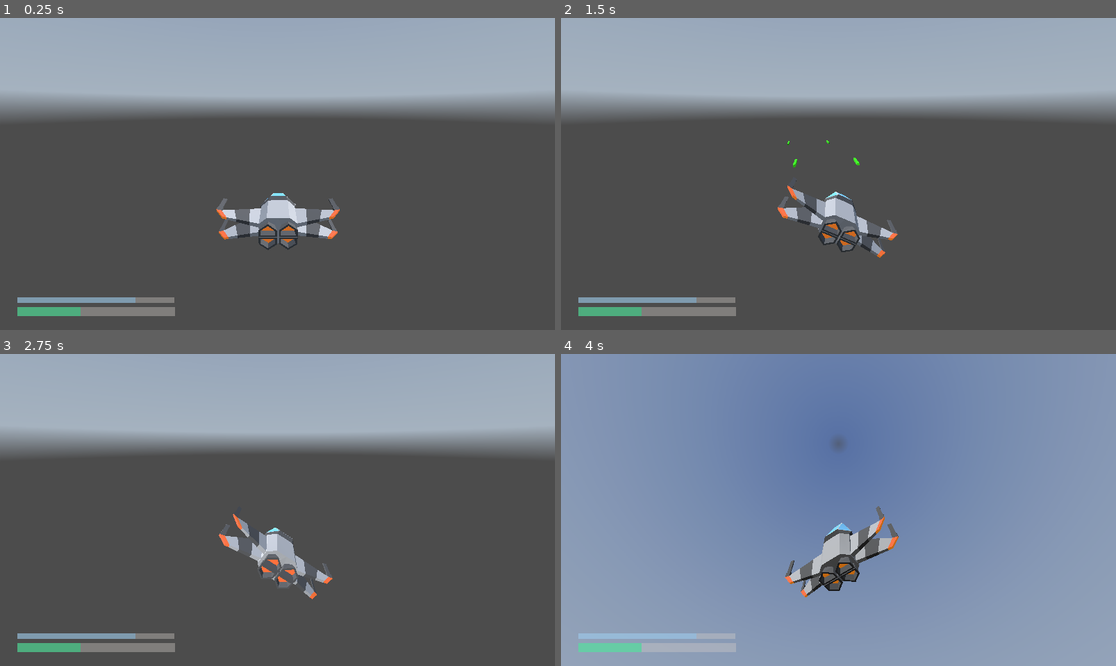
Above: before the commit, frames 1-4 (two rows, left to right).
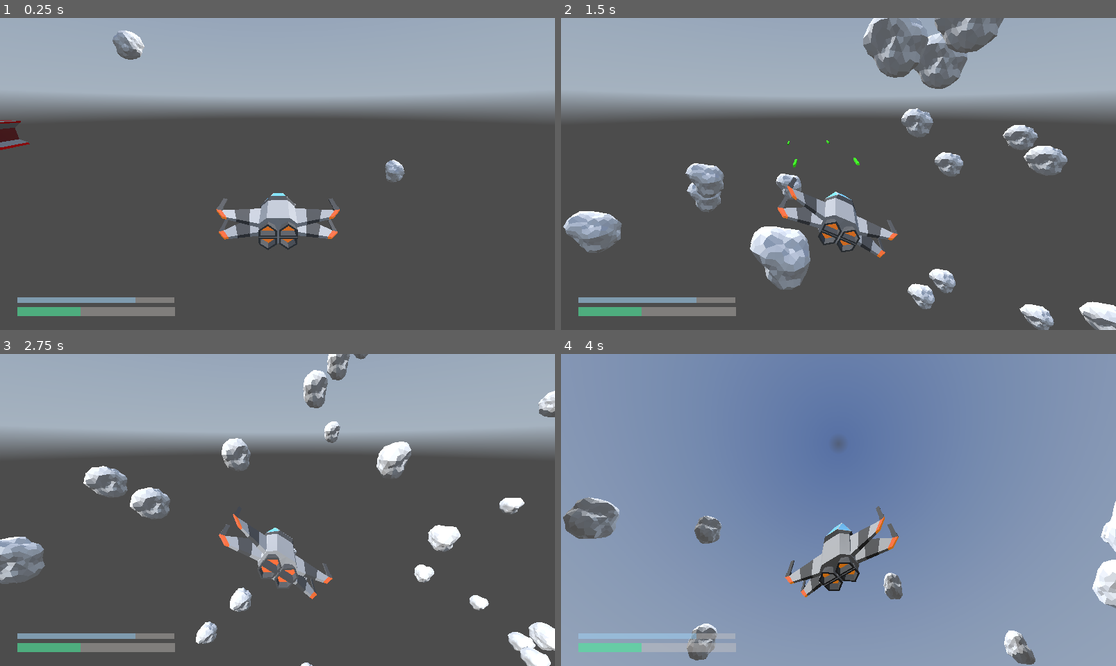
Above: after the commit, the same moments.

Repository: matousposp08/SpaceGame
Game: Godot game, scene res://scenes/lvl_1.tscn
Same seed, same stepped clock (60 frames per second), same inputs: the game is played once before the commit and once after it. This scene is started directly instead of the project's main scene. A sky picture missing from this copy of the repository is replaced by a grey-blue gradient.
Inputs (mouse positions are in pixels of both pictures, inside the frame that each line leads up to):
- Up to frame 1 (0.25 s): no input
- Up to frame 2 (1.5 s): tap Enter (ui_accept) at 0.5, 0.77 s; move the mouse to (960, 158) at 0.52 s; hold Right (ui_right) 0.53-1.28 s; hold Shift (boost) 0.53-1.28 s; move the mouse to (727, 189) at 1.27 s; hold X (brake) from 1.28 s (still down); tap Space (shoot) at 1.35 s
- Up to frame 3 (2.75 s): tap Enter (ui_accept) at 1.52 s; move the mouse to (333, 441) at 2.02 s; release X (brake) at 2.03 s; hold Right (ui_right) from 2.03 s (still down); hold Shift (boost) from 2.03 s (still down)
- Up to frame 4 (4 s): move the mouse to (810, 572) at 2.77 s; release Right (ui_right) at 2.78 s; release Shift (boost) at 2.78 s; hold Up (ui_up) 2.78-3.53 s; tap Space (shoot) at 2.85 s; tap Enter (ui_accept) at 3.02, 3.77 s; move the mouse to (1005, 556) at 3.52 s; hold Left (ui_left) from 3.53 s (still down); hold Shift (boost) from 3.53 s (still down)

The runs differ from the first frame. In frame 1, 0.8% of the frame differs, in the area x 0-73%, y 4-53%; in frame 2, 9.6%, in the area x 0-100%, y 0-100%; in frame 3, 5.8%; in frame 4, 3.0%.

Commit message:
level one almost finished, just need to finish NPC shooting

Diff:
--- a/Dogfights/menu.tscn
+++ b/Dogfights/menu.tscn
@@ -3,7 +3,7 @@
 [ext_resource type="Texture2D" uid="uid://gqdtxl4r2dox" path="res://textures/SolAsteroidBeltHDRI.png" id="1_5asoa"]
 [ext_resource type="PackedScene" uid="uid://cvpkbofikuto7" path="res://plane.tscn" id="1_ed7my"]
 [ext_resource type="PackedScene" uid="uid://bnn3lhrxu3tu5" path="res://scenes/plane_ui.tscn" id="2_0gnub"]
-[ext_resource type="FontFile" uid="uid://ctej8a0x0iyec" path="res://JudgeExpanded-7BxGB.ttf" id="4_mr8k5"]
+[ext_resource type="FontFile" uid="uid://ctej8a0x0iyec" path="res://textures/JudgeExpanded-7BxGB.ttf" id="4_mr8k5"]
 
 [sub_resource type="PanoramaSkyMaterial" id="PanoramaSkyMaterial_8p31i"]
 panorama = ExtResource("1_5asoa")
--- a/Dogfights/npc.gd
+++ b/Dogfights/npc.gd
@@ -6,12 +6,12 @@
 @export var player: NodePath
 var x = 0
 
-var LASER : PackedScene = preload('res://scenes/laser.tscn')
+var LASER : PackedScene = preload('res://scenes/ship_laser.tscn')
 #var laser_instance: MeshInstance3D
 var shooting_timer: Timer
 
 func _physics_process(delta):
-	x += 1
+	x += 0.5
 	if x % 180 == 0:
 		laser(position, transform.basis)
 
--- a/Dogfights/npc.tscn
+++ b/Dogfights/npc.tscn
@@ -1,30 +1,10 @@
-[gd_scene load_steps=8 format=3 uid="uid://ug3tljlva4"]
+[gd_scene load_steps=3 format=3 uid="uid://ug3tljlva4"]
 
-[ext_resource type="ArrayMesh" path="res://scenes/Quick ship 4.1.obj" id="1_e266c"]
 [ext_resource type="Script" path="res://npc.gd" id="1_pd0u1"]
-[ext_resource type="Script" path="res://ship.gd" id="3_x5e4x"]
-[ext_resource type="Script" path="res://shiplaser.gd" id="4_fle4r"]
-
-[sub_resource type="Skin" id="Skin_0rj7e"]
-
-[sub_resource type="SphereMesh" id="SphereMesh_1y0nq"]
-
-[sub_resource type="StandardMaterial3D" id="StandardMaterial3D_vqitn"]
-albedo_color = Color(1, 0.133333, 0.215686, 1)
+[ext_resource type="PackedScene" uid="uid://bwbp6yomwrj4g" path="res://models/low_poly_spaceship_stardestroyer.glb" id="2_bs1ox"]
 
 [node name="npc" type="CharacterBody3D"]
 script = ExtResource("1_pd0u1")
 
-[node name="ship" type="MeshInstance3D" parent="."]
-transform = Transform3D(0.3, 0, 0, 0, 0.3, 0, 0, 0, 0.3, 0, 0, 0)
-mesh = ExtResource("1_e266c")
-skin = SubResource("Skin_0rj7e")
-skeleton = NodePath("../shiplaser")
-script = ExtResource("3_x5e4x")
-
-[node name="shiplaser" type="MeshInstance3D" parent="."]
-transform = Transform3D(0.3, 0, 0, 0, 0.3, 0, 0, 0, 0.3, 0, 0, 1.31154)
-mesh = SubResource("SphereMesh_1y0nq")
-skeleton = NodePath("../..")
-surface_material_override/0 = SubResource("StandardMaterial3D_vqitn")
-script = ExtResource("4_fle4r")
+[node name="Sketchfab_Scene" parent="." instance=ExtResource("2_bs1ox")]
+transform = Transform3D(1, 0, 0, 0, 1, 0, 0, 0, 1, 0, 0, 23.605)
--- a/Dogfights/scenes/lvl_1.tscn
+++ b/Dogfights/scenes/lvl_1.tscn
@@ -1,8 +1,9 @@
-[gd_scene load_steps=9 format=3 uid="uid://nk6qabb2taqa"]
+[gd_scene load_steps=10 format=3 uid="uid://nk6qabb2taqa"]
 
-[ext_resource type="Script" path="res://scenes/lvl_1.gd" id="1_i8b6u"]
+[ext_resource type="Script" path="res://scripts/root.gd" id="1_3tysl"]
 [ext_resource type="Texture2D" uid="uid://gqdtxl4r2dox" path="res://textures/SolAsteroidBeltHDRI.png" id="1_kgga5"]
 [ext_resource type="PackedScene" uid="uid://b443ceba685uv" path="res://scenes/ship.tscn" id="2_fgw7v"]
+[ext_resource type="PackedScene" uid="uid://q3misfv5wrv3" path="res://scenes/asteroids.tscn" id="3_vyl5n"]
 [ext_resource type="PackedScene" uid="uid://ug3tljlva4" path="res://npc.tscn" id="5_ydawd"]
 [ext_resource type="PackedScene" uid="uid://ctrxxju7y0exu" path="res://scenes/plaine_ui.tscn" id="6_8x7px"]
 
@@ -17,7 +18,7 @@
 sky = SubResource("Sky_f8kay")
 
 [node name="tutorial" type="Node3D"]
-script = ExtResource("1_i8b6u")
+script = ExtResource("1_3tysl")
 
 [node name="Scenery" type="Node3D" parent="."]
 
@@ -27,9 +28,14 @@
 [node name="WorldEnvironment" type="WorldEnvironment" parent="Scenery"]
 environment = SubResource("Environment_8tah0")
 
+[node name="Asteroids" parent="Scenery" instance=ExtResource("3_vyl5n")]
+transform = Transform3D(1, 0, 0, 0, 1, 0, 0, 0, 1, 0, 0, -2.738)
+
 [node name="ship" parent="." instance=ExtResource("2_fgw7v")]
 transform = Transform3D(0.1, 0, 0, 0, 0.1, 0, 0, 0, 0.1, 0, 0, 0)
 
 [node name="PLAINE UI" parent="." instance=ExtResource("6_8x7px")]
 
 [node name="npc" parent="." instance=ExtResource("5_ydawd")]
+transform = Transform3D(5, 0, 0, 0, 5, 0, 0, 0, 5, 28.8654, 0, 0)
+script = null
--- a/Dogfights/scenes/lvlselect.tscn
+++ b/Dogfights/scenes/lvlselect.tscn
@@ -1,7 +1,7 @@
 [gd_scene load_steps=6 format=3 uid="uid://0ubrptxw8rb5"]
 
 [ext_resource type="Texture2D" uid="uid://gqdtxl4r2dox" path="res://textures/SolAsteroidBeltHDRI.png" id="1_55m06"]
-[ext_resource type="FontFile" uid="uid://bacrfw16ijp8k" path="res://GlacialIndifference-Regular.otf" id="1_i3q8u"]
+[ext_resource type="FontFile" uid="uid://bacrfw16ijp8k" path="res://textures/GlacialIndifference-Regular.otf" id="1_i3q8u"]
 
 [sub_resource type="StyleBoxFlat" id="StyleBoxFlat_05gb3"]
 bg_color = Color(0.243137, 0.254902, 0.584314, 1)
--- a/Dogfights/scenes/npc.tscn
+++ b/Dogfights/scenes/npc.tscn
@@ -1,6 +1,6 @@
 [gd_scene load_steps=3 format=3 uid="uid://c740l5vtekp3s"]
 
-[ext_resource type="PackedScene" uid="uid://c0p8rdjafvks5" path="res://low-poly_ship_practice.glb" id="1_mk3jn"]
+[ext_resource type="PackedScene" uid="uid://c0p8rdjafvks5" path="res://models/low-poly_ship_practice.glb" id="1_mk3jn"]
 
 [sub_resource type="BoxShape3D" id="BoxShape3D_ajyp0"]
 size = Vector3(2.65515, 1, 1)
--- a/Dogfights/scenes/plane_ui.tscn
+++ b/Dogfights/scenes/plane_ui.tscn
@@ -1,7 +1,8 @@
 [gd_scene load_steps=6 format=3 uid="uid://bnn3lhrxu3tu5"]
 
 [ext_resource type="Script" path="res://scenes/plane_ui.gd" id="1_egh0s"]
-[ext_resource type="FontFile" uid="uid://bacrfw16ijp8k" path="res://GlacialIndifference-Regular.otf" id="1_xugbd"]
+[ext_resource type="FontFile" uid="uid://bacrfw16ijp8k" path="res://textures/GlacialIndifference-Regular.otf" id="1_xugbd"]
+
 
 [sub_resource type="StyleBoxFlat" id="StyleBoxFlat_4wwnj"]
 bg_color = Color(0.243137, 0.254902, 0.584314, 1)
--- /dev/null
+++ b/Dogfights/scenes/ship_laser.tscn
@@ -0,0 +1,50 @@
+[gd_scene load_steps=8 format=3 uid="uid://dcdmotpwgt0qo"]
+
+[sub_resource type="SphereMesh" id="SphereMesh_qaigl"]
+
+[sub_resource type="Skin" id="Skin_i10wo"]
+
+[sub_resource type="StandardMaterial3D" id="StandardMaterial3D_0n66e"]
+albedo_color = Color(1, 0.231373, 0.164706, 1)
+
+[sub_resource type="SphereShape3D" id="SphereShape3D_5h4u4"]
+radius = 4.17
+
+[sub_resource type="ParticleProcessMaterial" id="ParticleProcessMaterial_g4650"]
+lifetime_randomness = 0.19
+direction = Vector3(1, 1, 1)
+spread = 94.821
+initial_velocity_min = 100.0
+initial_velocity_max = 100.0
+
+[sub_resource type="StandardMaterial3D" id="StandardMaterial3D_gvwt5"]
+albedo_color = Color(0, 0.741176, 0.423529, 1)
+emission_enabled = true
+emission = Color(0, 1, 0, 1)
+
+[sub_resource type="BoxMesh" id="BoxMesh_26rif"]
+material = SubResource("StandardMaterial3D_gvwt5")
+
+[node name="ship laser" type="Node3D"]
+
+[node name="Area3D" type="Area3D" parent="."]
+transform = Transform3D(1, 0, 0, 0, 1, 0, 0, 0, 1, 0.05, 0, 0)
+
+[node name="MeshInstance3D" type="MeshInstance3D" parent="Area3D"]
+transform = Transform3D(1.92146, 0, 0, 0, 1.69173, 0, 0, 0, 2, -0.130491, 0.286029, 0)
+mesh = SubResource("SphereMesh_qaigl")
+skin = SubResource("Skin_i10wo")
+skeleton = NodePath("../..")
+surface_material_override/0 = SubResource("StandardMaterial3D_0n66e")
+
+[node name="CollisionShape3D" type="CollisionShape3D" parent="Area3D"]
+transform = Transform3D(0.329574, 0, 0, 0, 0.276309, 0, 0, 0, -0.252887, -0.19, 0.12, 0)
+shape = SubResource("SphereShape3D_5h4u4")
+
+[node name="GPUParticles3D" type="GPUParticles3D" parent="."]
+emitting = false
+amount = 20
+one_shot = true
+explosiveness = 1.0
+process_material = SubResource("ParticleProcessMaterial_g4650")
+draw_pass_1 = SubResource("BoxMesh_26rif")
Not shown, removed: Dogfights/GlacialIndifference-Regular.otf.import
Not shown, removed: Dogfights/JudgeCondensed-MVPRn.otf.import
Not shown, removed: Dogfights/JudgeExpanded-7BxGB.ttf.import
Not shown, removed: Dogfights/JumpersSemiItalic-2vvB3.otf.import
Not shown, removed: Dogfights/KosmicsitalicpersonaluseIta-Rp8DE (1).otf.import
Not shown, removed: Dogfights/low-poly_ship_practice.glb.import
Not shown, removed: Dogfights/low_poly_spaceship.glb.import
Renamed: Dogfights/low-poly_ship_practice.glb -> Dogfights/models/low-poly_ship_practice.glb
Not shown, added: Dogfights/models/low-poly_ship_practice.glb.import
Renamed: Dogfights/low_poly_spaceship.glb -> Dogfights/models/low_poly_spaceship.glb
Not shown, added: Dogfights/models/low_poly_spaceship.glb.import
Binary file added: Dogfights/models/low_poly_spaceship_stardestroyer.glb
(and 14 more such lines)
